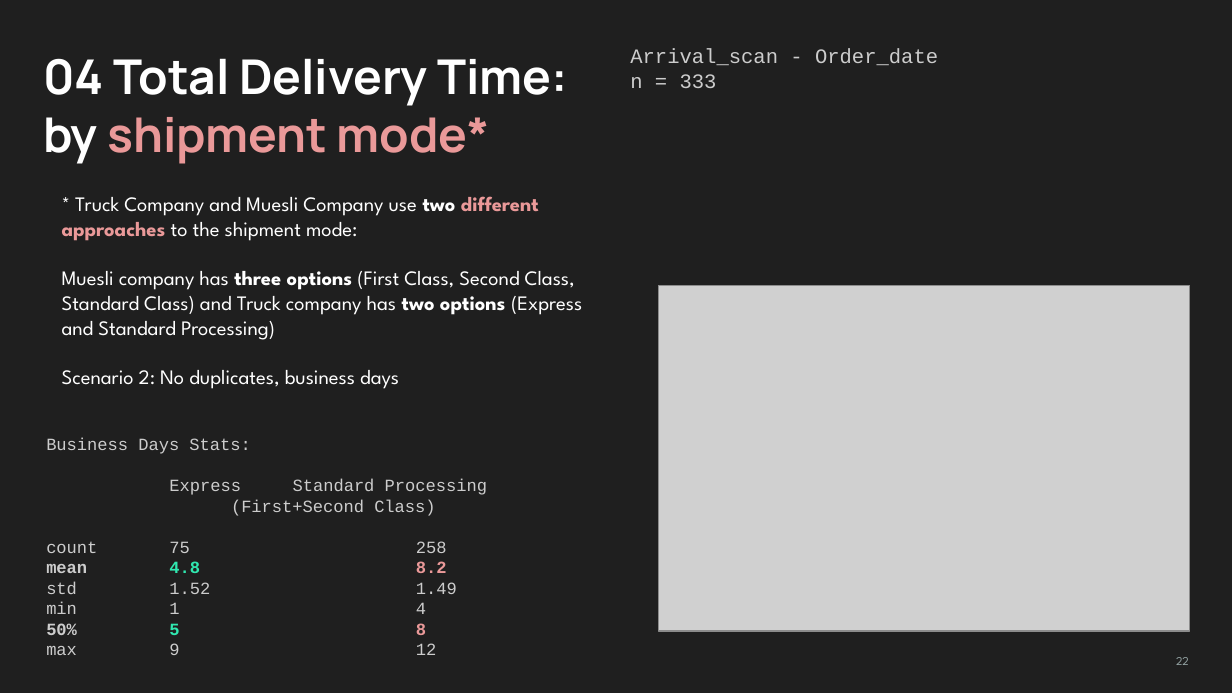
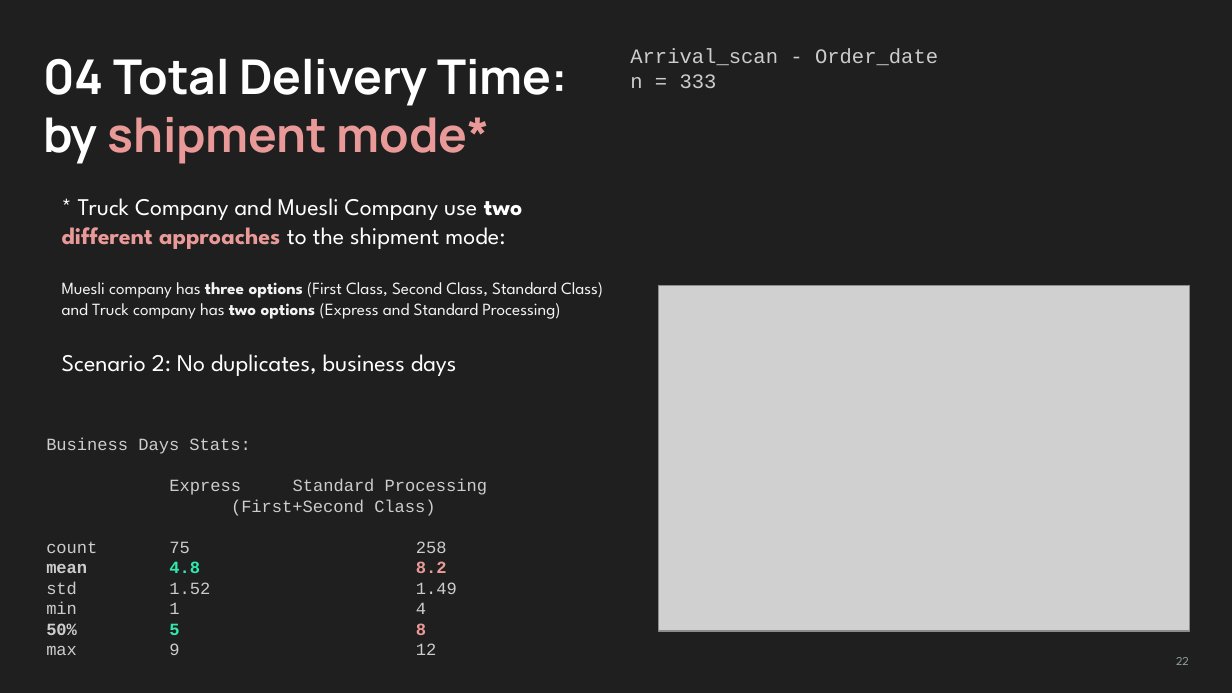
Before and after one commit to skibodaria/muesli-project, a slide deck: slide 22 of presentation/Muesli Delivery EDA.pptx. Drawn at 1232x693 pixels with LibreOffice and Linux fonts; fonts in the diff are those of the drawing; grey boxes stand for pictures. Boxes give left, top, right and bottom in pixels: in the first picture for what was removed or moved away, otherwise in the second. Text is boxed around its words. In the diff, an @@ line names an element or a change of style, - is before the commit and + after.

Commit message:
adding presentation in a new format

```diff
--- a/presentation/Muesli Delivery EDA.pptx
+++ b/presentation/Muesli Delivery EDA.pptx
@@ text "* Truck Company and Muesli ..." at [62, 198, 603, 376]: size 12 to 14 pt in "* Truck Company and Muesli Company use ...", "Scenario 2: No duplicates, business days"; size 12 to 10 pt, text colour #FFFFFF to #F2F2F2 in "Muesli company has three options (First Class, ..." @@
```
Also in this commit, not shown: 24 other slides changed, 1 other file.
